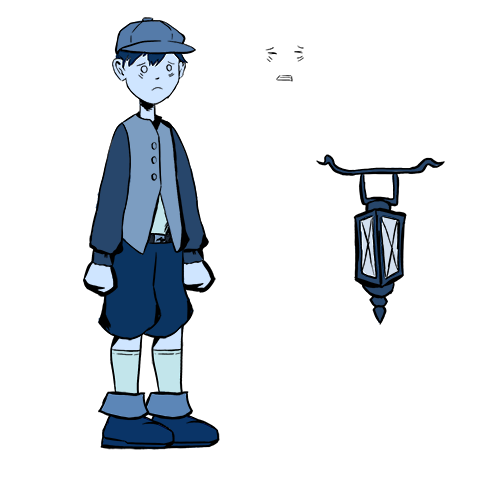
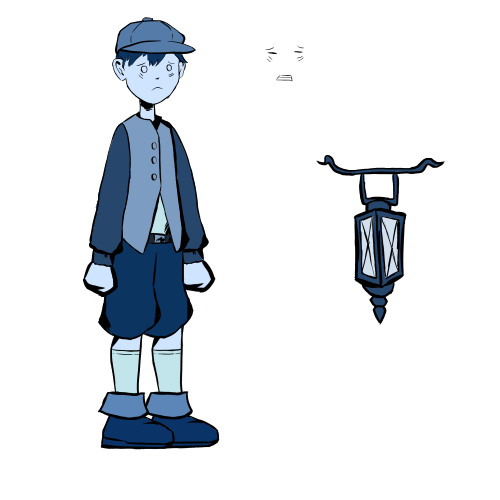
Before/after of a 500×500 layered artwork. What changed in the layer stack:
painted on "Layer 45" over left=316, top=154, right=445, bottom=325
painted on "Layer 46" over left=322, top=155, right=442, bottom=323
painted on "Rt_lowerArm" (1st of 2, in "Rt_Lowerarm") over left=89, top=195, right=126, bottom=268
painted on "Layer 37" over left=90, top=192, right=125, bottom=268
painted on "RT_upperarm" (1st of 2, in "Rt_Upperarm") over left=98, top=122, right=131, bottom=216
painted on "Layer 36" over left=97, top=123, right=131, bottom=216
painted on "torsp" over left=107, top=111, right=190, bottom=255
painted on "Layer 35" over left=108, top=114, right=187, bottom=255
painted on "Head" (2nd of 2, in "Head") over left=112, top=17, right=196, bottom=105
painted on "Layer 33" over left=112, top=18, right=195, bottom=104
painted on "UpperLeg" (1st of 2, in "Rt_upperleg") over left=97, top=247, right=162, bottom=341
painted on "Layer 41" over left=98, top=215, right=161, bottom=339
painted on "foot" (1st of 2, in "Rt_foot") over left=98, top=391, right=175, bottom=450
painted on "Layer 31" over left=100, top=392, right=174, bottom=449
painted on "UpperLeg" (2nd of 2, in "Lt_upperleg") over left=130, top=247, right=194, bottom=339
painted on "Layer 51" over left=131, top=214, right=194, bottom=338
painted on "foot" (2nd of 2, in "Lt_foot") over left=142, top=391, right=220, bottom=450
painted on "Layer 50" over left=144, top=391, right=219, bottom=448
painted on "Layer 49" over left=151, top=322, right=184, bottom=396
painted on "Rt_lowerArm" (2nd of 2, in "Lt_Lowerarm") over left=167, top=197, right=209, bottom=267
painted on "Layer 53" over left=168, top=189, right=205, bottom=266
painted on "RT_upperarm" (2nd of 2, in "Lt_Upperarm") over left=161, top=121, right=198, bottom=214
painted on "Layer 52" over left=162, top=122, right=198, bottom=213
…and 13 more changes (13 painted)
